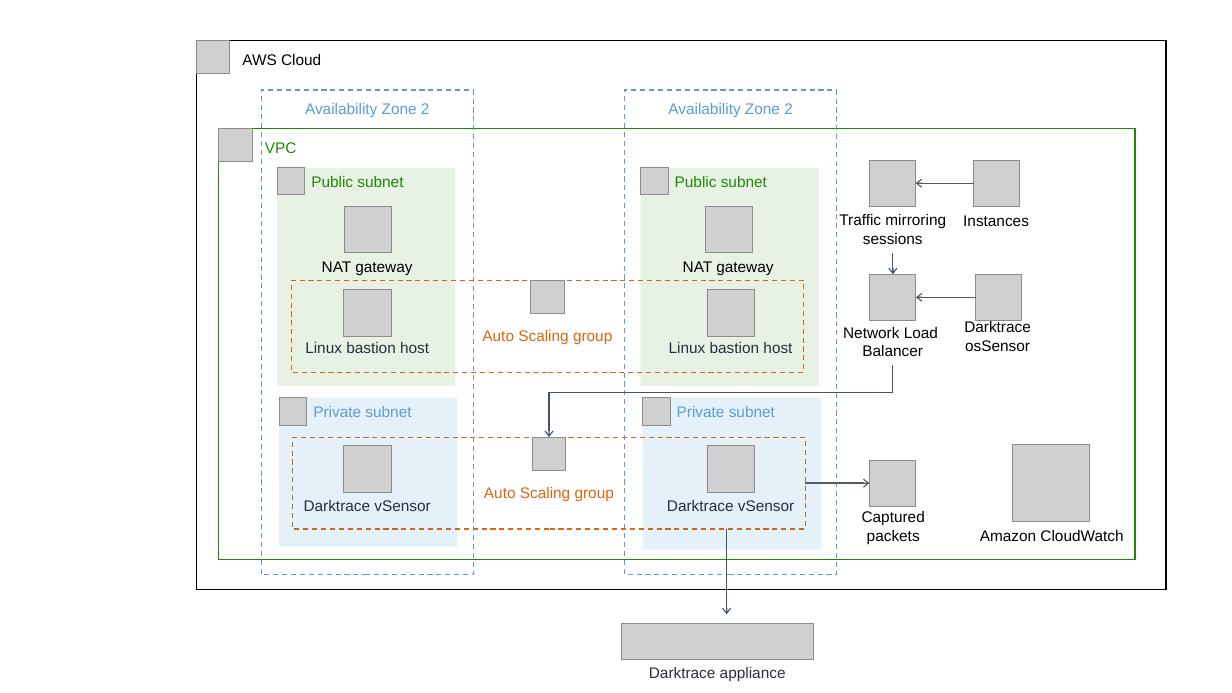
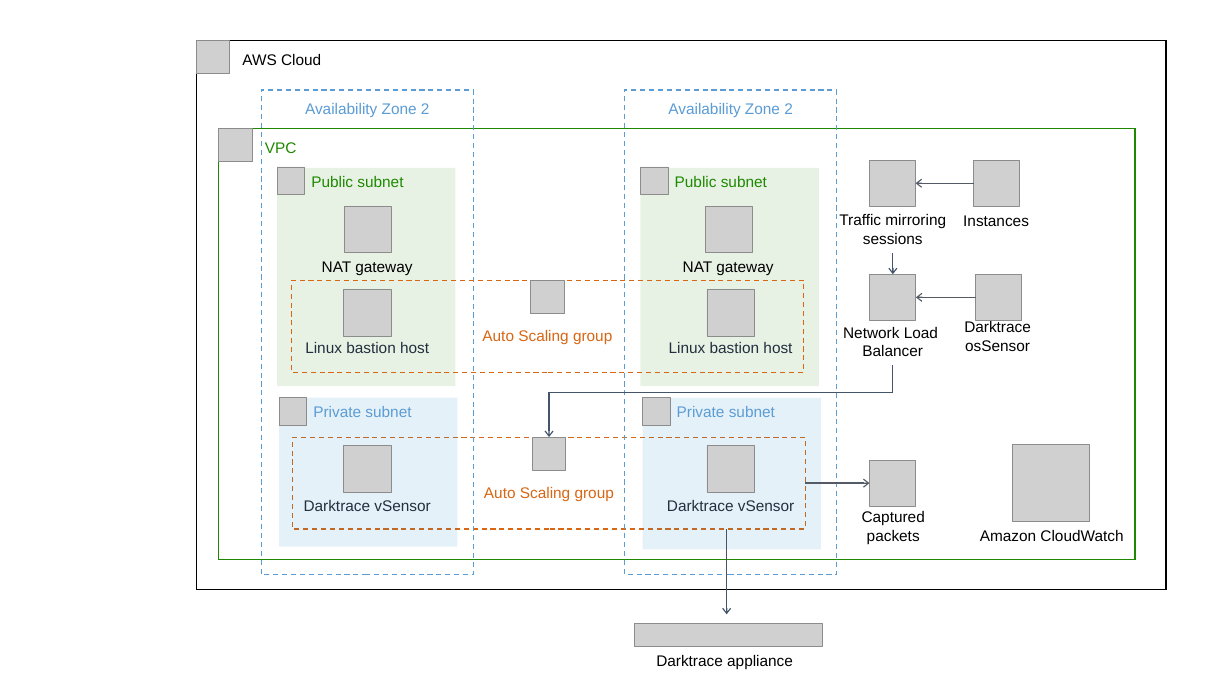
Before and after one commit to aws-quickstart/quickstart-darktrace-vsensor, a slide deck: slide 1 of docs/images/darktrace-vsensor-architecture-diagram.pptx. Drawn at 1232x693 pixels with LibreOffice and Linux fonts; fonts in the diff are those of the drawing; grey boxes stand for pictures. Boxes give left, top, right and bottom in pixels: in the first picture for what was removed or moved away, otherwise in the second. Text is boxed around its words. In the diff, an @@ line names an element or a change of style, - is before the commit and + after.

```diff
--- a/docs/images/darktrace-vsensor-architecture-diagram.pptx
+++ b/docs/images/darktrace-vsensor-architecture-diagram.pptx
@@ picture: place and size @@
-picture at [621, 624, 813, 660]
+picture at [635, 624, 823, 646]
@@ text "Darktrace appliance": place and size @@
-text "Darktrace appliance" at [649, 667, 786, 681]
+text "Darktrace appliance" at [656, 655, 793, 669]
@@ text "Darktrace appliance" at [656, 655, 793, 669]: text colour #2D2E3B to #000000 @@
```
Also in this commit, not shown: 3 other slides changed, 3 other files.
